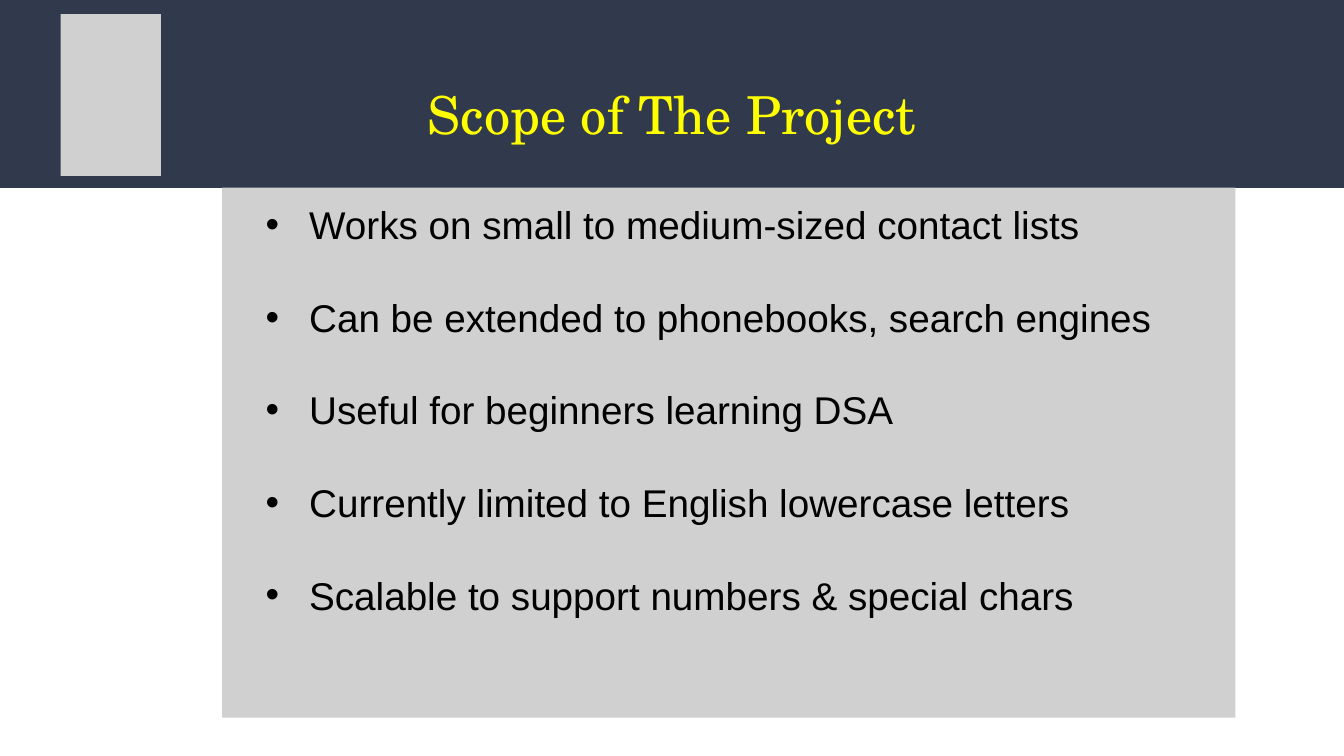
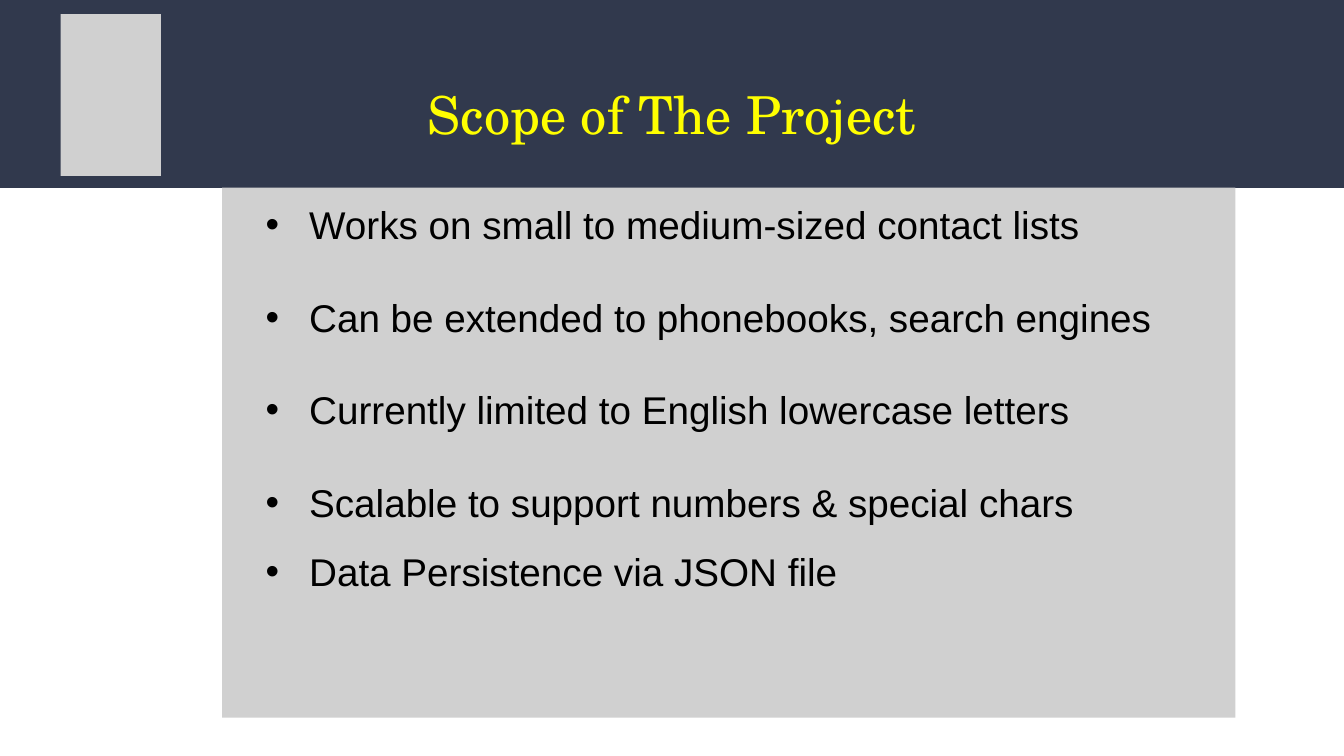
Before and after one commit to aaditralph/DSA-Mini-Project, a slide deck: slide 7 of DSA_MiniProject.pptx. Drawn at 1344x756 pixels with LibreOffice and Linux fonts; fonts in the diff are those of the drawing; grey boxes stand for pictures. Boxes give left, top, right and bottom in pixels: in the first picture for what was removed or moved away, otherwise in the second. Text is boxed around its words. In the diff, an @@ line names an element or a change of style, - is before the commit and + after.

```diff
--- a/DSA_MiniProject.pptx
+++ b/DSA_MiniProject.pptx
@@ text at box(309, 396, 893, 432): paragraph removed @@
-  • Useful for beginners learning DSA
@@ text at box(309, 558, 837, 587): paragraph added @@
+  • Data Persistence via JSON file
```
Also in this commit, not shown: 4 other slides changed, 3 slides added, 2 slides removed.
